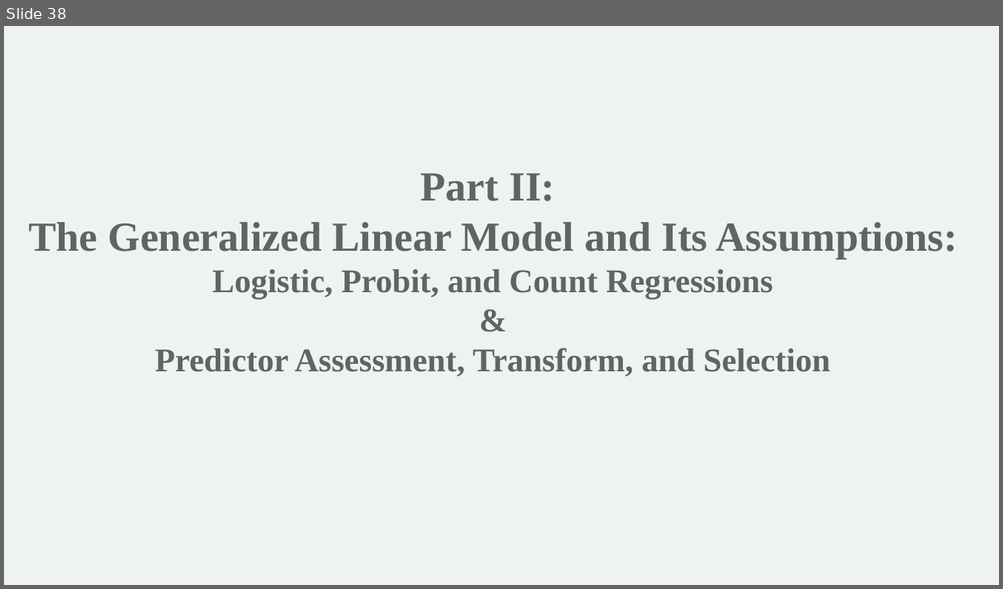
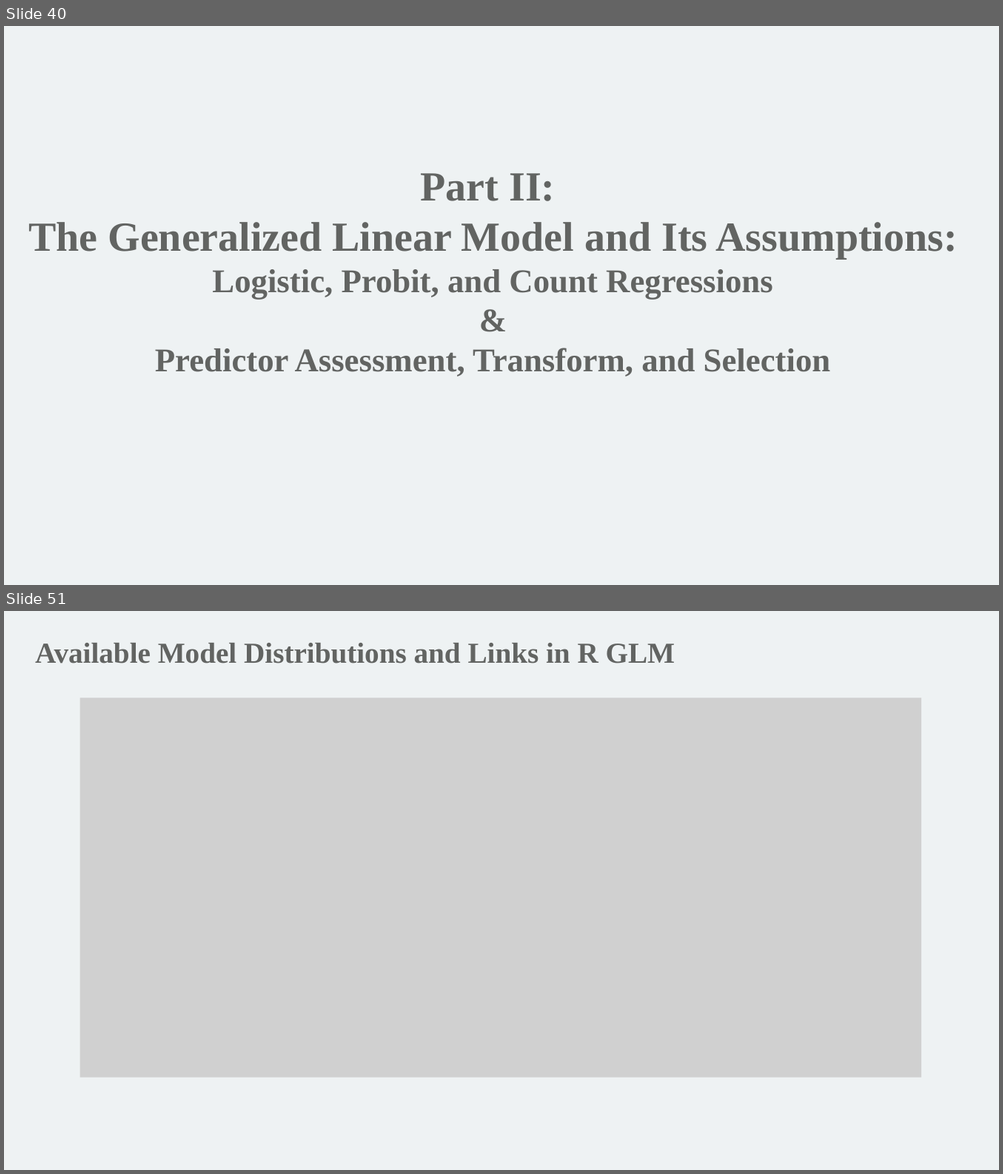
Before and after one commit to mathornton01/2022_UTSW_Lyda_Hill_Department_Beginning_R_Nanocourse, a slide deck: Slides/IntroductionToRForBeginners_DayII_MT.pptx. Shown one above the other, each under a label of ours: slide 38 before the commit, slides 40 and 51 after it; the slides between them are not shown. The pictures are 1003x589 and 1003x1174 pixels, drawn with LibreOffice and Linux fonts; fonts in the diff are those of the drawing; grey boxes stand for pictures; background and template pictures are left out. Boxes give left, top, right and bottom in pixels: in the first picture for what was removed or moved away, otherwise in the second. Text is boxed around its words. In the diff, an @@ line names an element or a change of style, - is before the commit and + after.

Commit message:
added final slides for beginning R Nanocourse - on modeling, and code

```diff
--- a/Slides/IntroductionToRForBeginners_DayII_MT.pptx
+++ b/Slides/IntroductionToRForBeginners_DayII_MT.pptx
@@ slide 51 added at [4, 611, 999, 1170], background #EEF2F3 @@
@@ text added at [35, 643, 675, 664], 28 pt, text #626462, bold @@
+Available Model Distributions and Links in R GLM
@@ picture added at [80, 698, 922, 1078] @@
@@ what was slide 38 is now slide 40 @@
```
Also in this commit, not shown: 5 slides changed, 28 other slides added, 14 other files.
